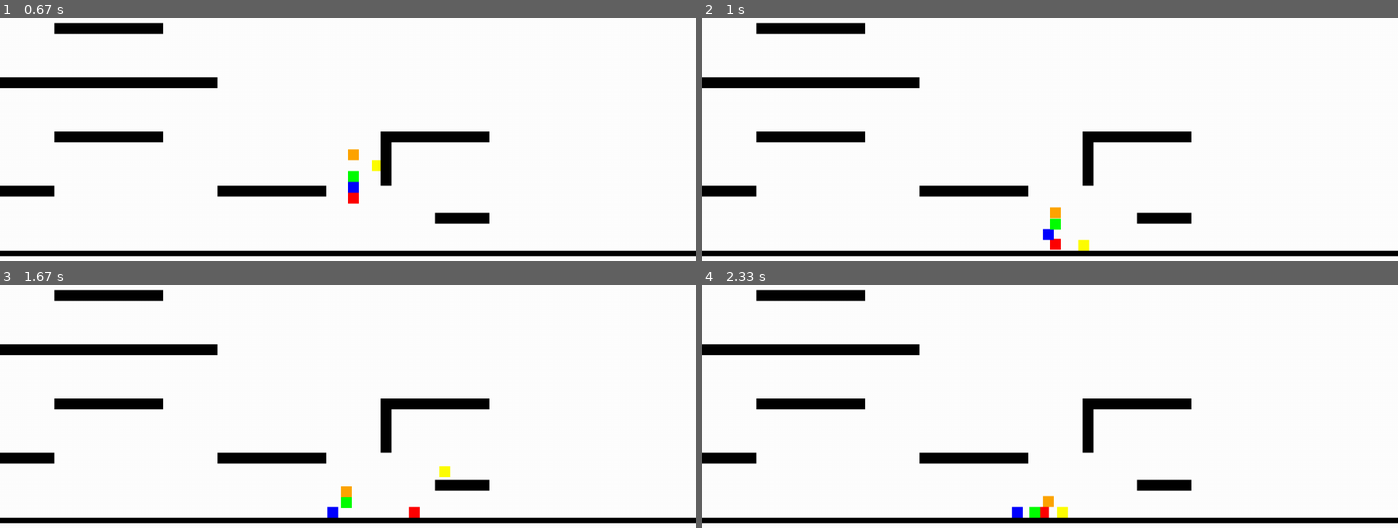
Above: before the commit, frames 1-4 (two rows, left to right).
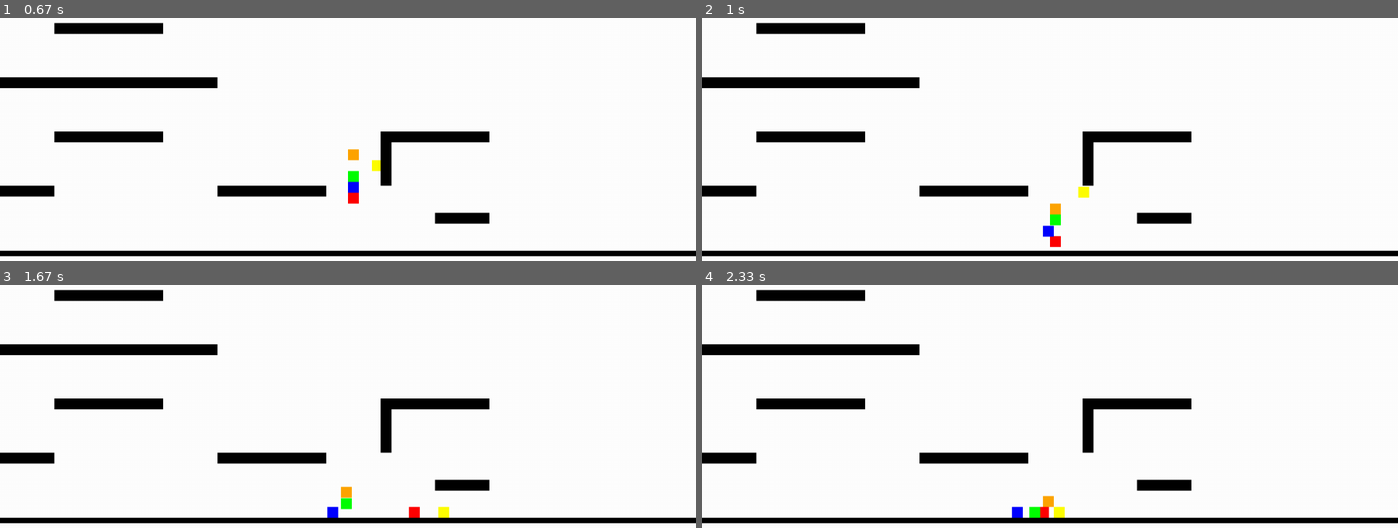
Above: after the commit, the same moments.

Repository: lambo-n/thecoderschool-pygames
Game: pygame game, started from tag.py
Same seed, same stepped clock (60 frames per second), same inputs: the game is played once before the commit and once after it.
Inputs:
- Up to frame 1 (0.67 s): hold Right from 0.33 s (still down)
- Up to frame 2 (1 s): release Right at 0.8 s; hold Up from 0.83 s (still down); hold W from 0.83 s (still down); tap F at 0.9 s; tap J at 0.98 s
- Up to frame 3 (1.67 s): release Up at 1.13 s; release W at 1.13 s; hold Right 1.17-1.63 s; hold D 1.17-1.63 s; tap F at 1.23, 1.53 s; tap , at 1.32 s
- Up to frame 4 (2.33 s): hold Left 1.67-2.2 s; hold A 1.67-2.2 s; tap F at 1.73, 2.03, 2.3 s; hold Left from 2.23 s (still down); hold A from 2.23 s (still down)

Frame 1 is identical in both runs. In frame 2, 0.3% of the frame differs, in the area x 48-56%, y 69-96%; in frame 3, 0.2%; in frame 4, less than 0.1%.

Commit message:
double jump implemented

Diff:
--- a/tag.py
+++ b/tag.py
@@ -7,6 +7,7 @@
 clock = pygame.time.Clock()
 running = True
 dt = 0
+allowedJumps = 4
 
 PLAYER_HEIGHT = 20
 PLAYER_WIDTH = 20
@@ -38,22 +39,17 @@
                      player4_velocity,
                      player5_velocity]
 
+player_jump_counts = [allowedJumps, allowedJumps, allowedJumps, allowedJumps, allowedJumps]  # remaining jumps per player (max 2)
+
+
 floorBase = pygame.Rect(0, screen.get_height() - 100, screen.get_width(), 10)
-
 platform1 = pygame.Rect(400, 500, 200, 20)
-
 platform2 = pygame.Rect(700, 400, 200, 20)
-
 platform3 = pygame.Rect(0, 300, 400, 20)
-
 platform4 = pygame.Rect(100, 400, 200, 20)
-
 platform5 = pygame.Rect(700, 400, 20, 100)
-
 platform6 = pygame.Rect(0, 500, 100, 20)
-
 platform7 = pygame.Rect(100, 200, 200, 20)
-
 platform8 = pygame.Rect(800, 550, 100, 20)
 
 platforms = [floorBase, platform1, platform2, platform3, platform4, platform5, platform6, platform7, platform8]
@@ -64,16 +60,14 @@
     for event in pygame.event.get():
         if event.type == pygame.QUIT:
             running = False
-
-    # fill the screen with a color to wipe away anything from last frame
+        if event.type == pygame.KEYDOWN:
+            jump_bindings = [pygame.K_w, pygame.K_t, pygame.K_i, pygame.K_UP, pygame.K_LEFTBRACKET]
+            for idx, key in enumerate(jump_bindings):
+                if event.key == key and player_jump_counts[idx] > 0:
+                    player_velocities[idx] = -PLAYER_JUMP_HEIGHT
+                    player_jump_counts[idx] -= 1
+
     screen.fill("white")
-
-    # pygame.draw.circle(screen, "red", player1_pos, 40)
-    # pygame.draw.circle(screen, "blue", player2_pos, 40)
-    # pygame.draw.circle(screen, "green", player3_pos, 40)
-    # pygame.draw.circle(screen, "yellow", player4_pos, 40)
-    # pygame.draw.circle(screen, "orange", player5_pos, 40)
-
 
     pygame.draw.rect(screen, "red", (player1_pos.x, player1_pos.y, PLAYER_WIDTH, PLAYER_HEIGHT))
     pygame.draw.rect(screen, "blue", (player2_pos.x, player2_pos.y, PLAYER_WIDTH, PLAYER_HEIGHT))
@@ -161,37 +155,35 @@
 
         on_ground.append(on_platform or on_player)
 
+    # Reset jump count when landing
+    for i in range(len(player_positions)):
+        if on_ground[i]:
+            player_jump_counts[i] = allowedJumps
+        elif player_jump_counts[i] == allowedJumps:
+            player_jump_counts[i] = allowedJumps - 1
+
+
     keys = pygame.key.get_pressed()
-    if keys[pygame.K_w] and on_ground[0]:
-        player_velocities[0] = -PLAYER_JUMP_HEIGHT
     if keys[pygame.K_a]:
         player1_pos.x -= PLAYER_MOVEMENT_SPEED * dt
     if keys[pygame.K_d]:
         player1_pos.x += PLAYER_MOVEMENT_SPEED * dt
 
-    if keys[pygame.K_t] and on_ground[1]:
-        player_velocities[1] = -PLAYER_JUMP_HEIGHT
     if keys[pygame.K_f]:
         player2_pos.x -= PLAYER_MOVEMENT_SPEED * dt
     if keys[pygame.K_h]:
         player2_pos.x += PLAYER_MOVEMENT_SPEED * dt
 
-    if keys[pygame.K_i] and on_ground[2]:
-        player_velocities[2] = -PLAYER_JUMP_HEIGHT
     if keys[pygame.K_j]:
         player3_pos.x -= PLAYER_MOVEMENT_SPEED * dt
     if keys[pygame.K_l]:
         player3_pos.x += PLAYER_MOVEMENT_SPEED * dt
 
-    if keys[pygame.K_UP] and on_ground[3]:
-        player_velocities[3] = -PLAYER_JUMP_HEIGHT
     if keys[pygame.K_LEFT]:
         player4_pos.x -= PLAYER_MOVEMENT_SPEED * dt
     if keys[pygame.K_RIGHT]:
         player4_pos.x += PLAYER_MOVEMENT_SPEED * dt
 
-    if keys[pygame.K_LEFTBRACKET] and on_ground[4]:
-        player_velocities[4] = -PLAYER_JUMP_HEIGHT
     if keys[pygame.K_SEMICOLON]:
         player5_pos.x -= PLAYER_MOVEMENT_SPEED * dt
     if keys[pygame.K_RETURN]:
